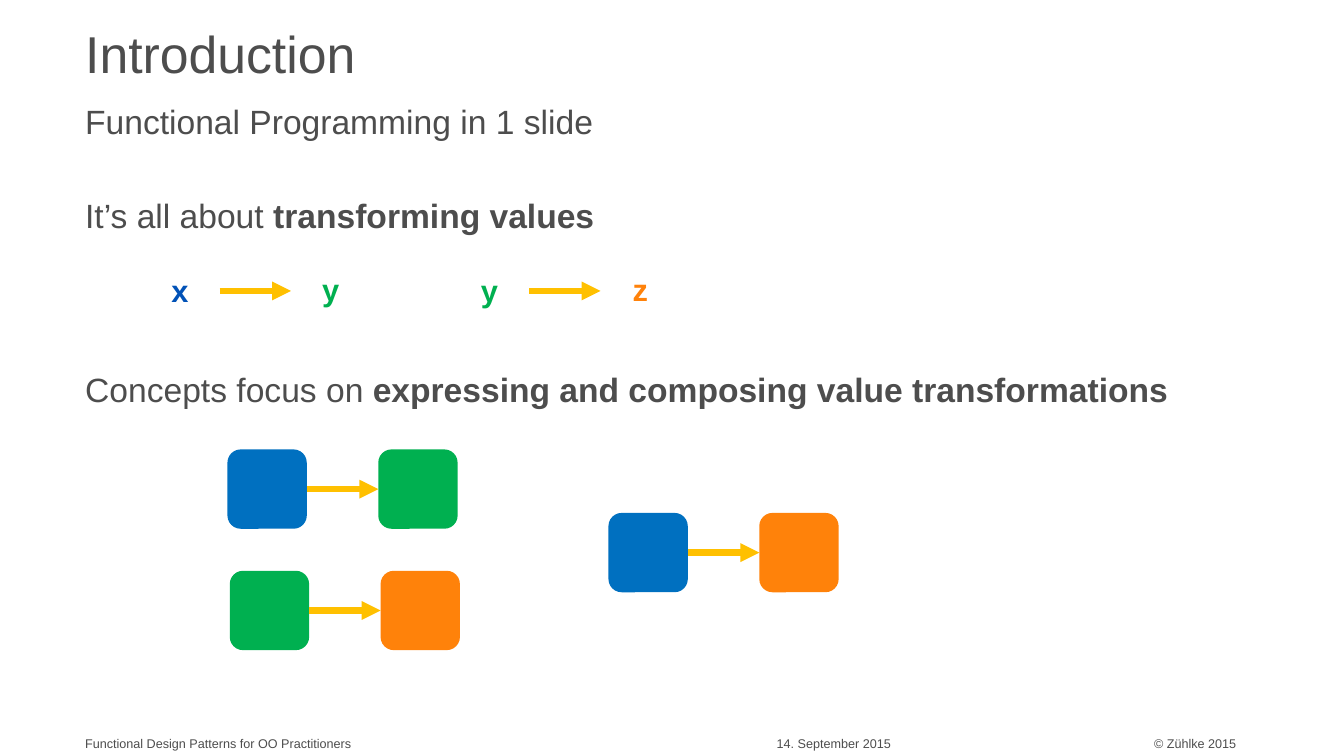
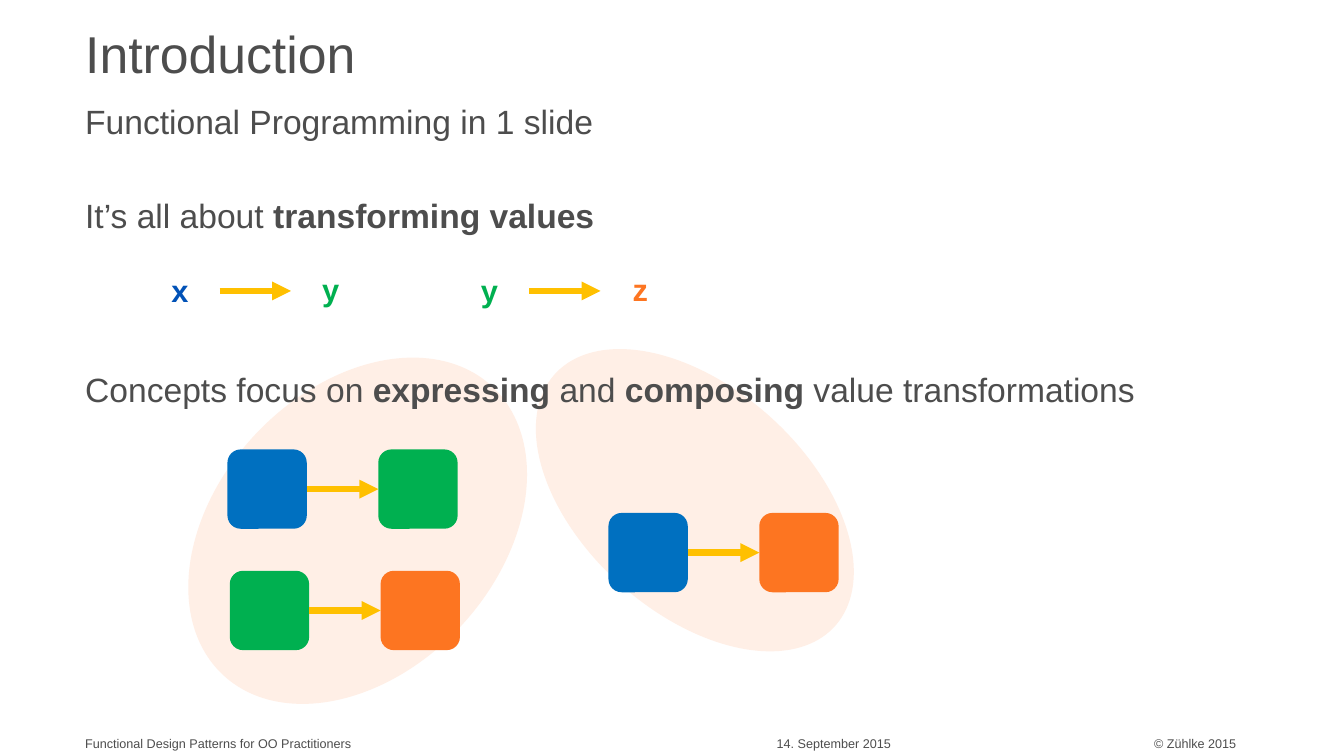
Before and after one commit to aax/zdays-fp-patterns, a slide deck: slide 4 of Functional Design Patterns for OO Practitioners.pptx. Drawn at 1344x756 pixels with LibreOffice and Linux fonts; fonts in the diff are those of the drawing. Boxes give left, top, right and bottom in pixels: in the first picture for what was removed or moved away, otherwise in the second. Text is boxed around its words. In the diff, an @@ line names an element or a change of style, - is before the commit and + after.

```diff
--- a/Functional Design Patterns for OO Practitioners.pptx
+++ b/Functional Design Patterns for OO Practitioners.pptx
@@ text "z" at (x1=633, y1=284, x2=648, y2=301): text colour #FF820A to #FD7521 @@
@@ ellipse added at (x1=120, y1=291, x2=595, y2=756), fill #FFEFE6 @@
@@ ellipse added at (x1=480, y1=291, x2=911, y2=710), fill #FFEFE6 @@
@@ text at (x1=85, y1=377, x2=1134, y2=409): bold off in "and value transformations" @@
@@ rounded rectangle at (x1=759, y1=513, x2=839, y2=593): fill #FF820A to #FD7521 @@
@@ rounded rectangle at (x1=381, y1=571, x2=461, y2=650): fill #FF820A to #FD7521 @@
```
Also in this commit, not shown: 6 other slides changed, 2 slides added, 5 slides removed, 4 other files.
